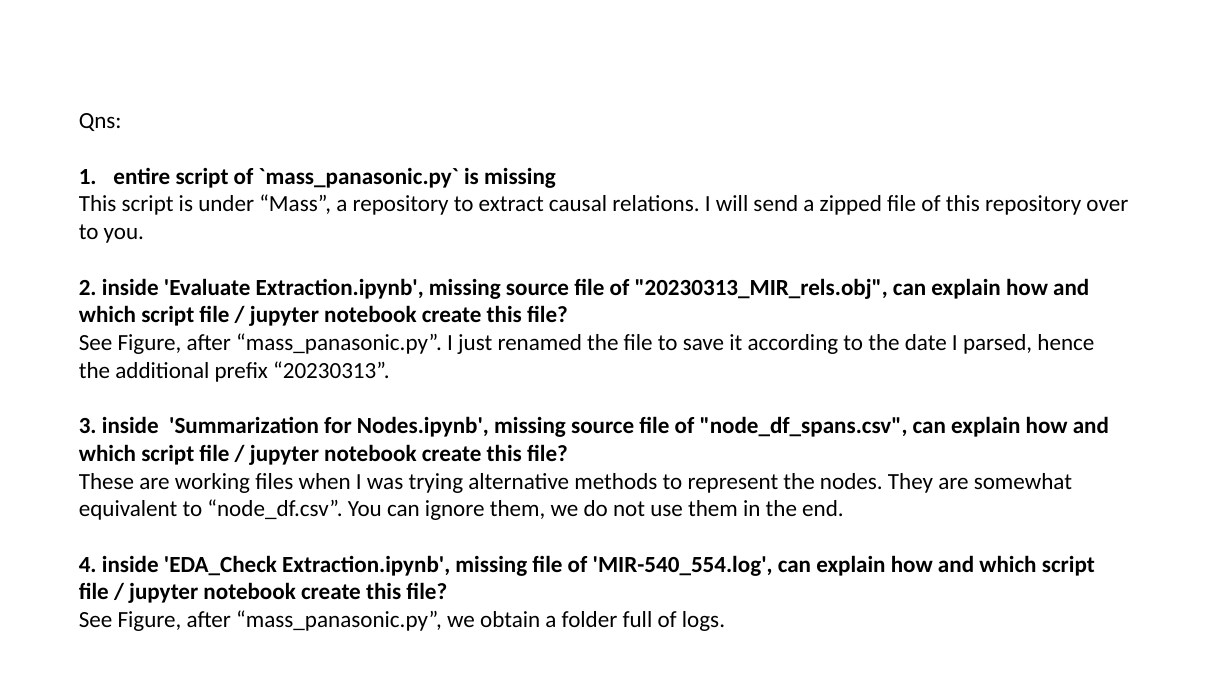
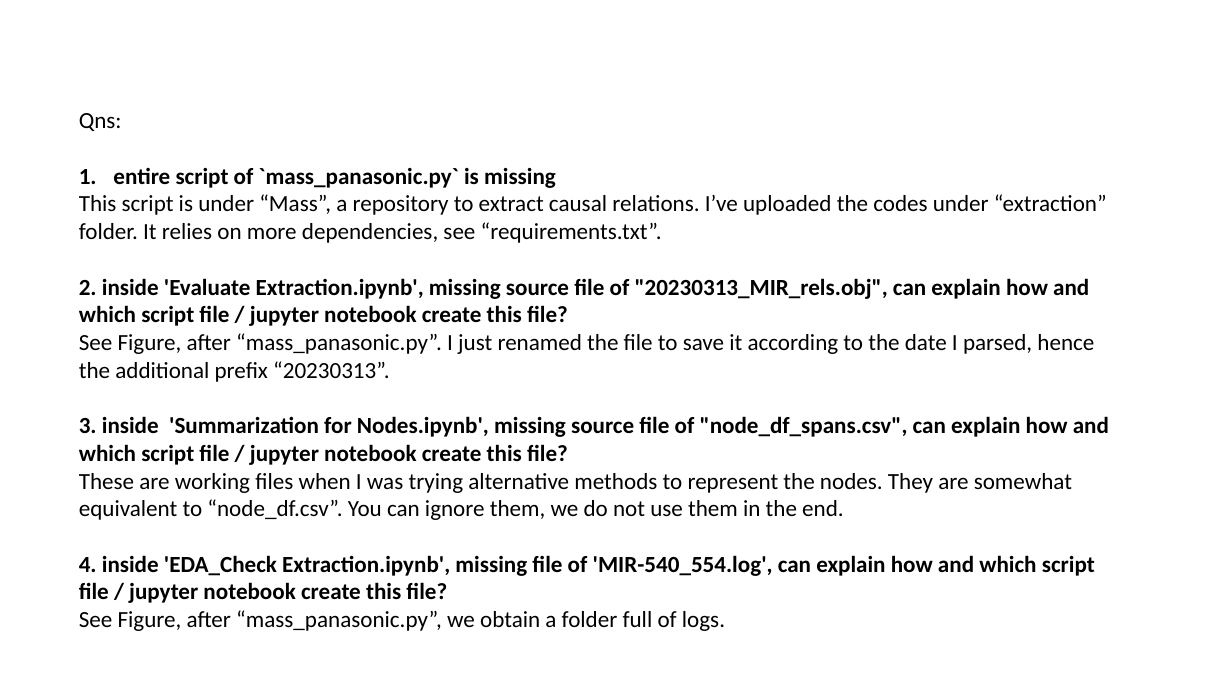
Before and after one commit to pauldebdeep9/Panasonic-IDS, a slide deck: slide 3 of documentation/20230505 Discussion 06/Questions about Replication.pptx. Drawn at 1232x693 pixels with LibreOffice and Linux fonts; fonts in the diff are those of the drawing. Boxes give left, top, right and bottom in pixels: in the first picture for what was removed or moved away, otherwise in the second. Text is boxed around its words. In the diff, an @@ line names an element or a change of style, - is before the commit and + after.

Commit message:
Upload extraction codes, update documentation

```diff
--- a/documentation/20230505 Discussion 06/Questions about Replication.pptx
+++ b/documentation/20230505 Discussion 06/Questions about Replication.pptx
@@ text at bbox=[79, 194, 1107, 243]: text changed @@
-This script is under “Mass”, a repository to extract causal relations. I will send a zipped file of this repository over to you.
+This script is under “Mass”, a repository to extract causal relations. I’ve uploaded the codes under “extraction” folder. It relies on more dependencies, see “requirements.txt”.
```
Also in this commit, not shown: 2 other slides changed, 6 other files.
